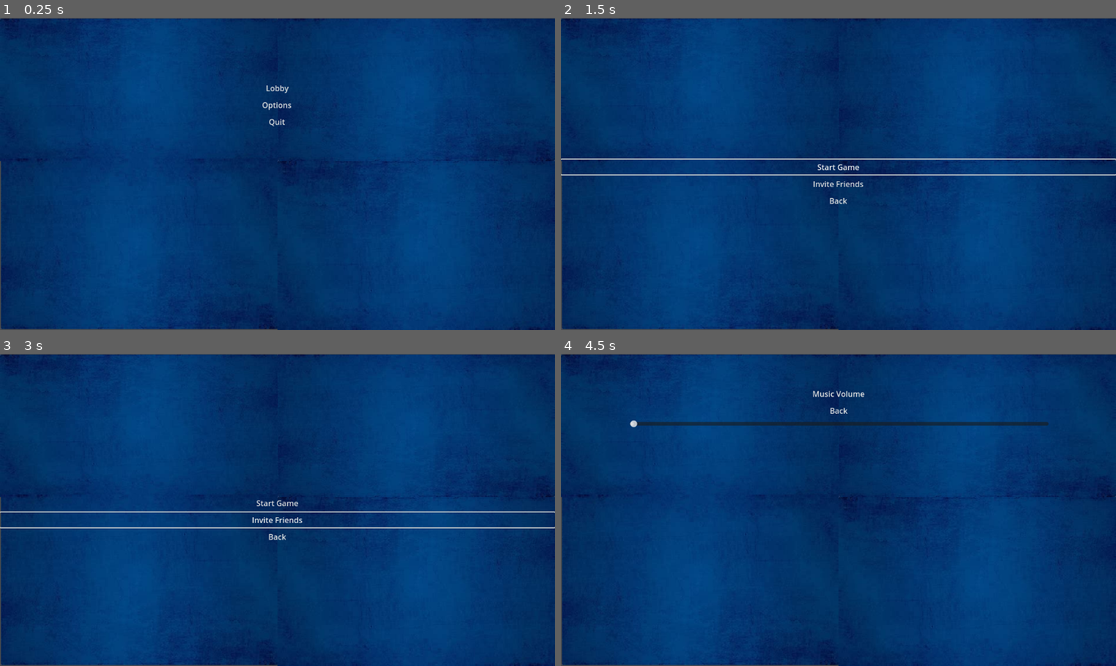
Above: before the commit, frames 1-4 (two rows, left to right).
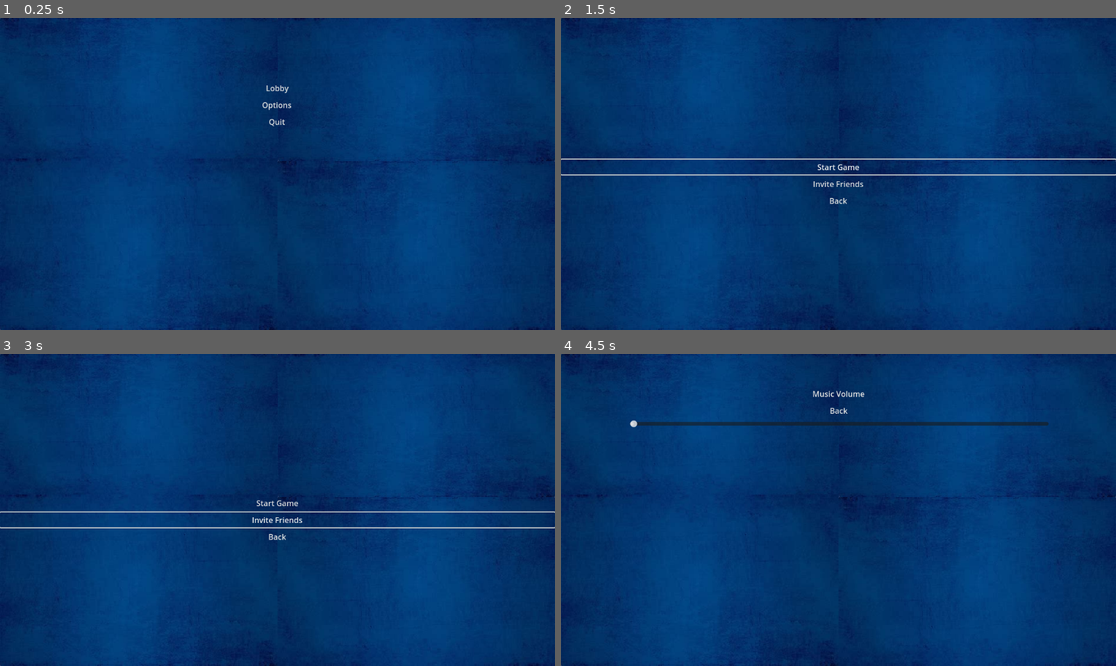
Above: after the commit, the same moments.

Repository: Zblaz/Rounds2
Game: Godot game, scene res://Scenes/main_menu.tscn
Two runs of this game, one before a commit and one after it. Both use one fixed random seed, a clock stepped at 60 frames per second and the inputs below.
Inputs:
- Up to frame 1 (0.25 s): no input
- Up to frame 2 (1.5 s): click "Lobby" at 0.5 s; click "Start Game" at 1.25 s
- Up to frame 3 (3 s): click "Start Game" at 2 s; click "Invite Friends" at 2.75 s
- Up to frame 4 (4.5 s): click "Back" at 3.5 s; click "Options" at 4.25 s

The runs differ from the first frame. In frame 1, 0.5% of the frame differs, in the area x 0-100%, y 0-100%; in frame 2, 0.5%; in frame 3, 0.5%; in frame 4, 0.5%.

Commit message:
Updated BG UI

Diff:
--- a/Scenes/background.tscn
+++ b/Scenes/background.tscn
@@ -7,25 +7,25 @@
 [node name="ParallaxLayer" type="ParallaxLayer" parent="."]
 
 [node name="BlueBg" type="Sprite2D" parent="ParallaxLayer"]
-position = Vector2(288.725, 149)
-scale = Vector2(1.21635, 1)
+position = Vector2(288.5, 148.5)
+scale = Vector2(1.2173, 1.00338)
 texture = ExtResource("1_pys5x")
 flip_v = true
 
 [node name="BlueBg2" type="Sprite2D" parent="ParallaxLayer"]
-position = Vector2(289.5, 469)
-scale = Vector2(1.21308, 1.19595)
+position = Vector2(288.5, 470)
+scale = Vector2(1.2173, 1.2027)
 texture = ExtResource("1_pys5x")
 flip_h = true
 
 [node name="BlueBg3" type="Sprite2D" parent="ParallaxLayer"]
-position = Vector2(865, 472.5)
-scale = Vector2(1.21941, 1.18581)
+position = Vector2(864, 472.5)
+scale = Vector2(1.21519, 1.18581)
 texture = ExtResource("1_pys5x")
 flip_v = true
 
 [node name="BlueBg4" type="Sprite2D" parent="ParallaxLayer"]
-position = Vector2(864.275, 149)
-scale = Vector2(1.21213, 1)
+position = Vector2(864.5, 148.5)
+scale = Vector2(1.21308, 1.00338)
 texture = ExtResource("1_pys5x")
 flip_h = true
